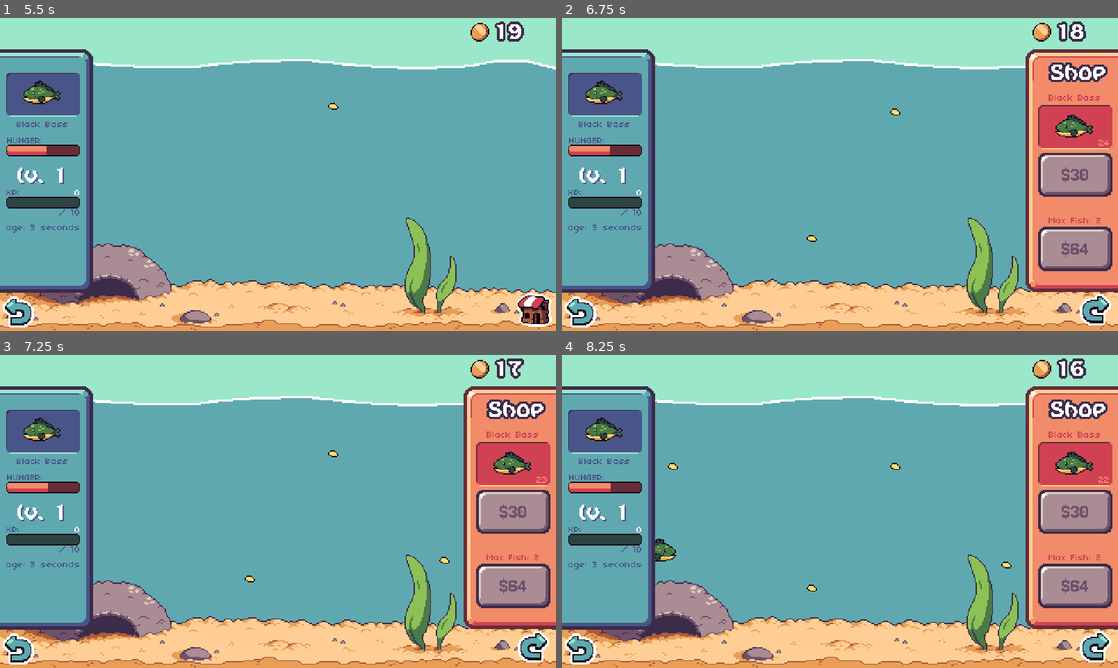
Above: before the commit, frames 1-4 (two rows, left to right).
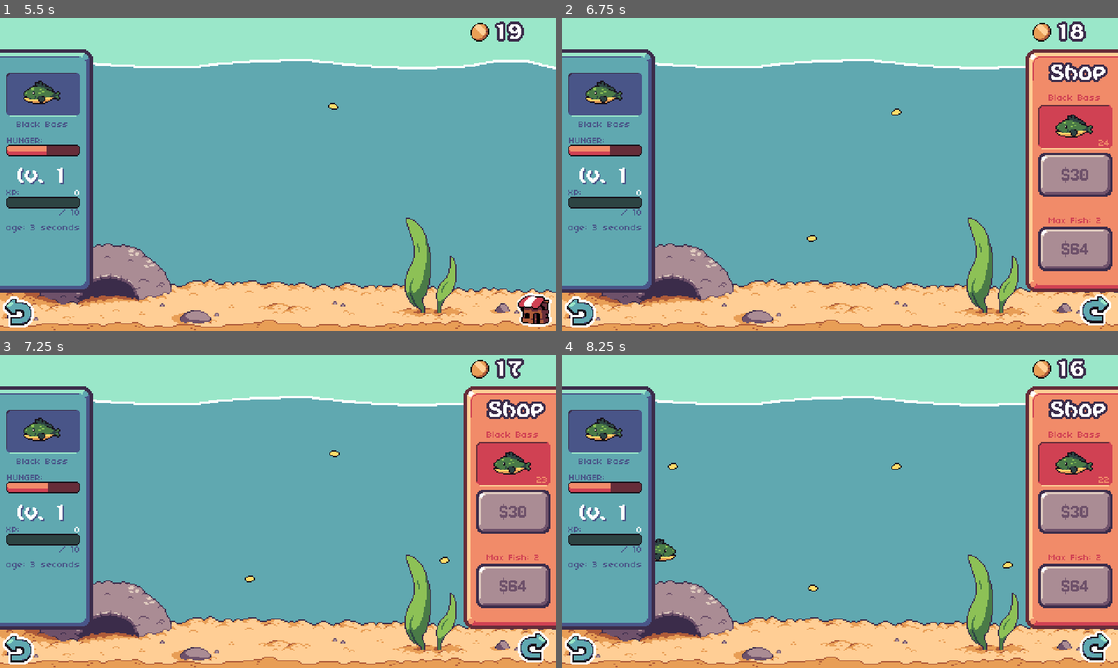
Above: after the commit, the same moments.

Repository: lospec/lospequarium
Game: Godot game, scene res://main.tscn
Same seed, same stepped clock (60 frames per second), same inputs: the game is played once before the commit and once after it.
Inputs (mouse positions are in pixels of both pictures, inside the frame that each line leads up to):
- Up to frame 1 (5.5 s): click (533, 309) at 0.5 s; click "$30" at 1.25 s; click (533, 309) at 2 s; click (533, 309) at 2.75 s; move the mouse to (61, 168) at 3.52 s; click (61, 168) at 3.67 s; move the mouse to (50, 190) at 4.27 s; click (50, 190) at 4.42 s; tap Enter at 5 s; move the mouse to (333, 105) at 5.02 s; click (333, 105) at 5.17 s
- Up to frame 2 (6.75 s): tap Space at 5.75 s; move the mouse to (812, 237) at 5.77 s; click (812, 237) at 5.92 s; move the mouse to (1006, 221) at 6.52 s; click (1006, 221) at 6.67 s
- Up to frame 3 (7.25 s): no input
- Up to frame 4 (8.25 s): move the mouse to (673, 464) at 7.27 s; click (673, 464) at 7.42 s; move the mouse to (867, 511) at 8.02 s; click (867, 511) at 8.17 s

Frame 1 is identical in both runs. In frame 2, less than 0.1% of the frame differs, in the area x 44-62%, y 28-72%; in frame 3, less than 0.1%; in frame 4, less than 0.1%, in the area x 19-82%, y 34-76%.

Commit message:
animated food sprite

Diff:
--- a/fish.gd
+++ b/fish.gd
@@ -128,7 +128,7 @@
 	print("mouth collide from ",properName," with ",collidedObject.name,"(", collidedObject.get_parent().name,")"," /state:",state)
 
 	if (state == FOOD && collidedObject.is_in_group("food")):
-		#hunger = hunger - collidedObject.value
+		hunger = hunger - collidedObject.value
 		if (hunger < 0): hunger = 0
 		xp = xp + 1
 		collidedObject.queue_free()
--- a/food.gd
+++ b/food.gd
@@ -3,5 +3,6 @@
 @export var value = 3000
 
 func _process(delta):
+	$AnimatedSprite2D.speed_scale = linear_velocity.y / 20
 	if (self.position.y > 270):
 		queue_free()
--- a/food.tscn
+++ b/food.tscn
@@ -1,10 +1,46 @@
-[gd_scene load_steps=4 format=3 uid="uid://cm5osbslrj73e"]
+[gd_scene load_steps=9 format=3 uid="uid://cm5osbslrj73e"]
 
 [ext_resource type="Script" path="res://food.gd" id="1_6qmss"]
-[ext_resource type="Texture2D" uid="uid://uydiw4usd03x" path="res://art/food/food.png" id="2_s6cca"]
+[ext_resource type="Texture2D" uid="uid://c4al3cjk71jse" path="res://art/food/food_animation.png" id="3_7ui3a"]
 
 [sub_resource type="CircleShape2D" id="CircleShape2D_y7qrg"]
 radius = 4.0
+
+[sub_resource type="AtlasTexture" id="AtlasTexture_j1r2x"]
+atlas = ExtResource("3_7ui3a")
+region = Rect2(0, 0, 10, 10)
+
+[sub_resource type="AtlasTexture" id="AtlasTexture_pw1oq"]
+atlas = ExtResource("3_7ui3a")
+region = Rect2(10, 0, 10, 10)
+
+[sub_resource type="AtlasTexture" id="AtlasTexture_5xvm3"]
+atlas = ExtResource("3_7ui3a")
+region = Rect2(20, 0, 10, 10)
+
+[sub_resource type="AtlasTexture" id="AtlasTexture_i0uij"]
+atlas = ExtResource("3_7ui3a")
+region = Rect2(30, 0, 10, 10)
+
+[sub_resource type="SpriteFrames" id="SpriteFrames_vug80"]
+animations = [{
+"frames": [{
+"duration": 1.0,
+"texture": SubResource("AtlasTexture_j1r2x")
+}, {
+"duration": 1.0,
+"texture": SubResource("AtlasTexture_pw1oq")
+}, {
+"duration": 1.0,
+"texture": SubResource("AtlasTexture_5xvm3")
+}, {
+"duration": 1.0,
+"texture": SubResource("AtlasTexture_i0uij")
+}],
+"loop": true,
+"name": &"default",
+"speed": 5.0
+}]
 
 [node name="Food" type="RigidBody2D" groups=["food"]]
 collision_layer = 2
@@ -12,8 +48,10 @@
 lock_rotation = true
 script = ExtResource("1_6qmss")
 
-[node name="Sprite2D" type="Sprite2D" parent="."]
-texture = ExtResource("2_s6cca")
-
 [node name="CollisionShape2D" type="CollisionShape2D" parent="."]
 shape = SubResource("CircleShape2D_y7qrg")
+
+[node name="AnimatedSprite2D" type="AnimatedSprite2D" parent="."]
+sprite_frames = SubResource("SpriteFrames_vug80")
+autoplay = "default"
+frame_progress = 0.962863
Binary file changed: art/food/food.png
Binary file added: art/food/food_animation.png
Not shown, added: art/food/food_animation.png.import
